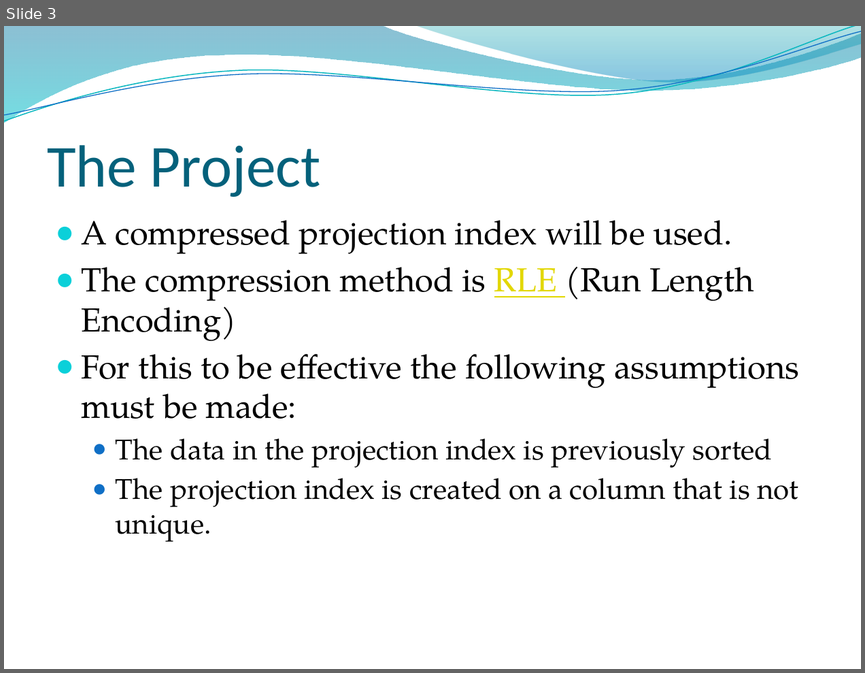
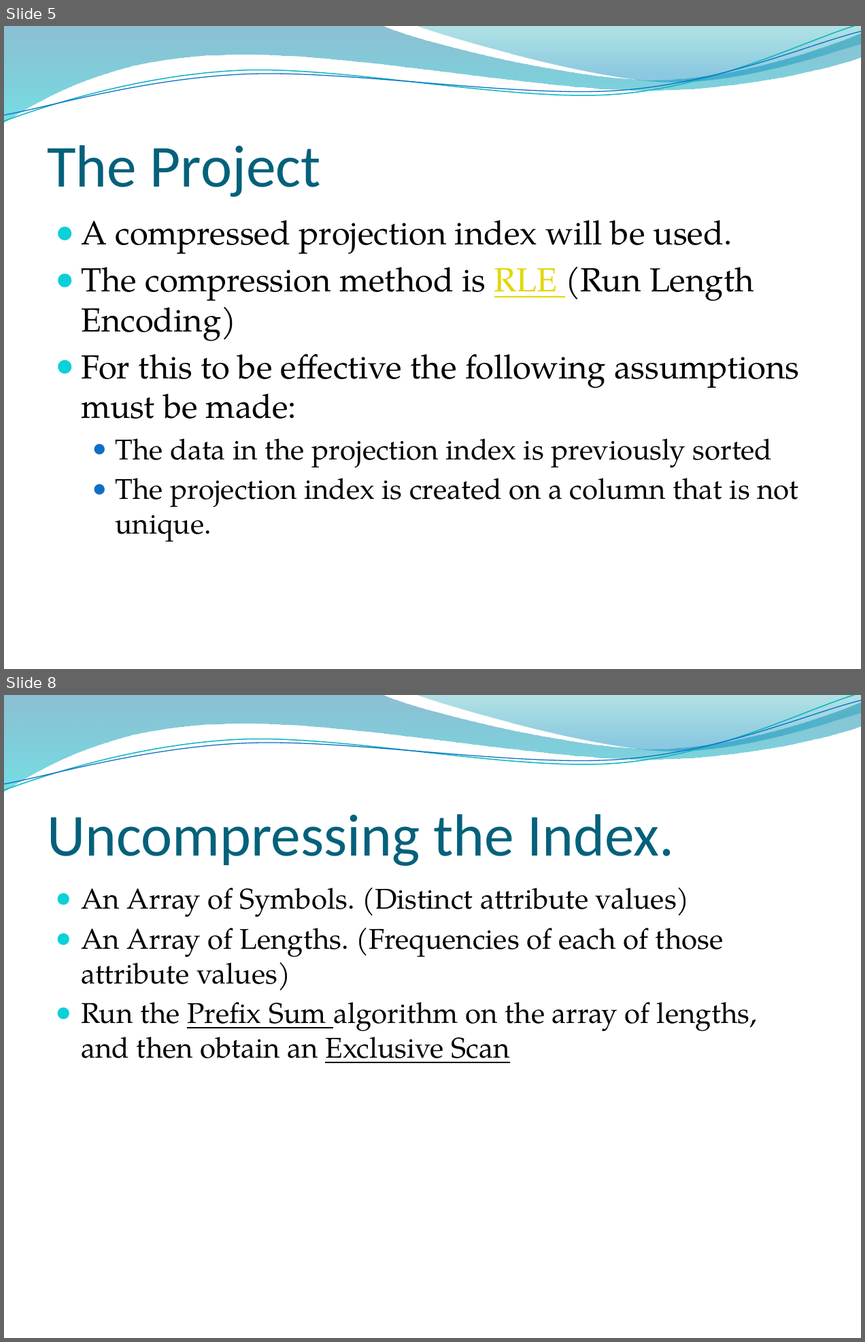
Before and after one commit to edvelezg/unb-pdp2, a slide deck: Project/InterimPresentation.pptx. Shown one above the other, each under a label of ours: slide 3 before the commit, slides 5 and 8 after it; the slides between them are not shown. The pictures are 865x673 and 865x1342 pixels, drawn with LibreOffice and Linux fonts; fonts in the diff are those of the drawing; background and template pictures are left out. Boxes give left, top, right and bottom in pixels: in the first picture for what was removed or moved away, otherwise in the second. Text is boxed around its words. In the diff, an @@ line names an element or a change of style, - is before the commit and + after.

```diff
--- a/Project/InterimPresentation.pptx
+++ b/Project/InterimPresentation.pptx
@@ slide 8 added at [4, 695, 861, 1338], background picture (left out); not listed: 4 template elements that a slide beside it also shows @@
@@ title added at [47, 814, 674, 866], 50 pt, text #04617B @@
+Uncompressing the Index.
@@ text added at [81, 887, 757, 1063], 24 pt, text #000000 @@
+  ● An Array of Symbols. (Distinct attribute values)
+  ● An Array of Lengths. (Frequencies of each of those attribute values)
+  ● Run the Prefix Sum algorithm on the array of lengths, and then obtain an Exclusive Scan
@@ what was slide 3 is now slide 5 @@
```
Also in this commit, not shown: 6 slides changed, 12 other slides added, 2 slides removed.
